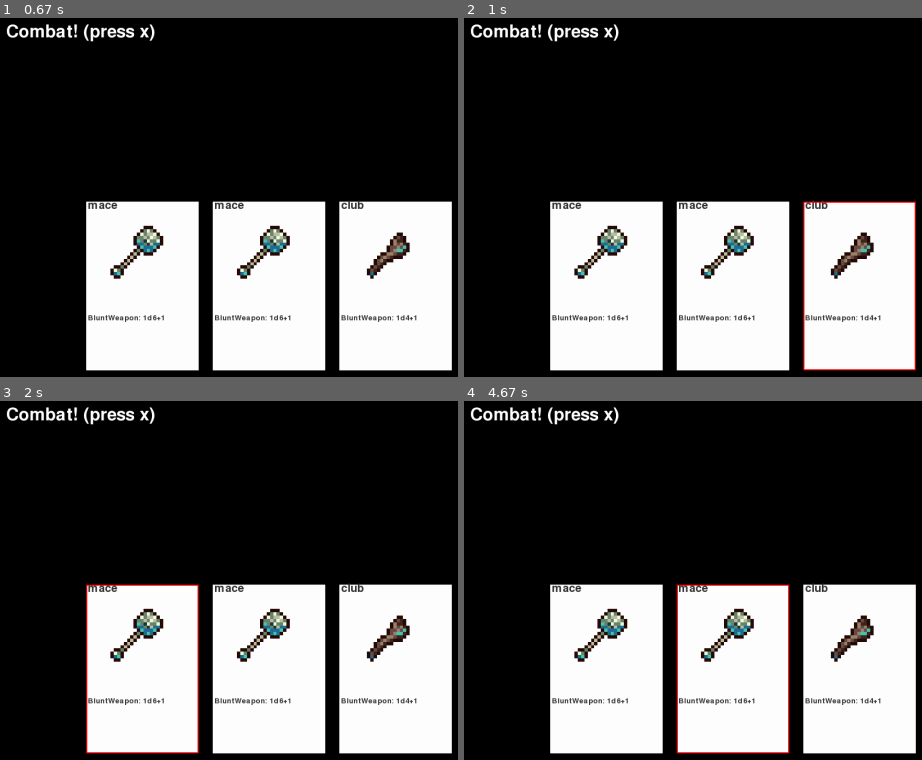
Above: before the commit, frames 1-4 (two rows, left to right).
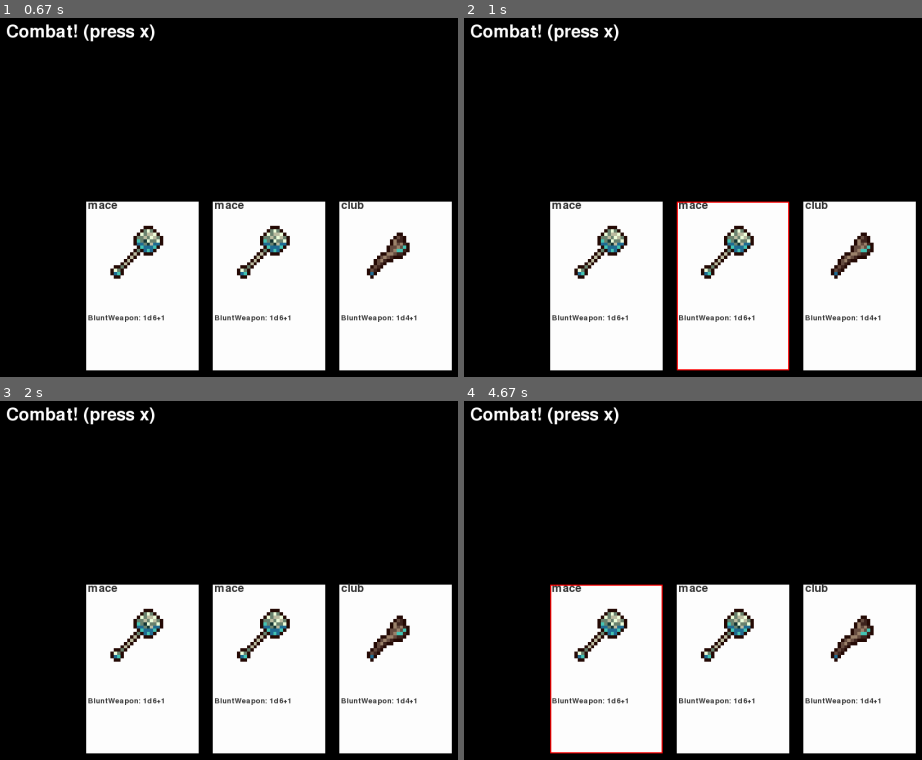
Above: after the commit, the same moments.

Repository: mick-warehime/cardpg
Game: pygame game, started from src/app.py
The game is run twice, just before and just after one commit, with the same random seed, the same clock (stepped at 60 frames per second) and the same inputs.
Inputs (mouse positions are in pixels of both pictures, inside the frame that each line leads up to):
- Up to frame 1 (0.67 s): press the mouse at (270, 287) at 0.37 s; move the mouse to (251, 136) at 0.47 s; release the mouse at (outside the picture) at 0.6 s
- Up to frame 2 (1 s): press the mouse at (734, 287) at 0.7 s; move the mouse to (775, 312) at 0.8 s; release the mouse at (816, 344) at 0.93 s
- Up to frame 3 (2 s): move the mouse to (59, 418) at 1.1 s; click (59, 418) at 1.35 s; press the mouse at (141, 670) at 1.77 s; move the mouse to (105, 716) at 1.87 s; move the mouse to (outside the picture) at 1.97 s
- Up to frame 4 (4.67 s): release the mouse at (outside the picture) at 2 s; press the mouse at (605, 670) at 2.57 s; move the mouse to (583, 508) at 2.67 s; release the mouse at (outside the picture) at 2.8 s; press the mouse at (605, 670) at 3.47 s; move the mouse to (830, 634) at 3.57 s; release the mouse at (outside the picture) at 3.7 s; press the mouse at (734, 670) at 4.47 s; move the mouse to (844, 584) at 4.57 s

Frame 1 is identical in both runs. In frame 2, 1.4% of the frame differs, in the area x 46-99%, y 50-99%; in frame 3, 0.7%; in frame 4, 1.4%.

Commit message:
fix card selection

Diff:
--- a/src/cards/deck_manager.py
+++ b/src/cards/deck_manager.py
@@ -8,6 +8,7 @@
 from pygame.rect import Rect
 from random import shuffle
 
+NONE_SELECTED = -1
 
 class DeckManager(EventListener):
 
@@ -19,18 +20,25 @@
         self.hand: List[Card] = []
         self.discard: List[Card] = []
         self.card_rects: List[Rect] = []
-        self.selected = -1
+        self.selected_index = NONE_SELECTED
         self.shuffle()
 
     def notify(self, event: Event) -> None:
-        if event.event_type == EventType.MOUSE_MOVE:
-            for i in range(self.hand_size):
-                rect = self.card_rects[i]
-                if rect.collidepoint(event.x, event.y):
-                    self.selected = i
-                    break
-                else:
-                    self.selected = -1
+        if event.event_type == EventType.MOUSE_CLICK:
+            print('1: {}'.format(self.selected_index))
+            new_selected_index = self.find_selected_index(event.x, event.y)
+            if self.selected_index != new_selected_index:
+                self.selected_index = new_selected_index
+            else:
+                self.selected_index = NONE_SELECTED
+            print('4: {}'.format(self.selected_index))
+
+    def find_selected_index(self, x: int, y: int) -> int:
+        for i in range(self.hand_size):
+            rect = self.card_rects[i]
+            if rect.collidepoint(x, y):
+                return i
+        return NONE_SELECTED
 
     def shuffle(self) -> None:
         self.draw_pile = self.deck.copy()
@@ -41,4 +49,4 @@
         self.card_rects = [card_rect(i, self.hand_size) for i in range(self.hand_size)]
 
     def is_selected(self, index: int) -> bool:
-        return index == self.selected
+        return index == self.selected_index
--- a/src/controllers/keyboard.py
+++ b/src/controllers/keyboard.py
@@ -31,17 +31,20 @@
             #     self.handle_keypress(pg_event.unicode, pressed=False)
             elif pg_event.type == pygame.MOUSEBUTTONDOWN:
                 self.handle_mouse_click(pressed=True)
-            elif pg_event.type == pygame.MOUSEBUTTONUP:
-                self.handle_mouse_click(pressed=False)
-            elif pg_event.type == pygame.MOUSEMOTION:
-                self.handle_mouse_motion()
+            # Not needed so far.
+            # elif pg_event.type == pygame.MOUSEBUTTONUP:
+            #     self.handle_mouse_click(pressed=False)
+            # This makes things slow
+            # elif pg_event.type == pygame.MOUSEMOTION:
+            #     self.handle_mouse_motion()
 
     def handle_keypress(self, key_name: str, pressed: bool) -> None:
         input_event = KeyPressEvent(key=key_name, pressed=pressed)
         EventManager.post(input_event)
 
     def handle_mouse_click(self, pressed: bool) -> None:
-        mouse_event = MouseClickEvent(position=pygame.mouse.get_pos(), pressed=pressed)
+        x, y = pygame.mouse.get_pos()
+        mouse_event = MouseClickEvent(x=x, y=y, pressed=pressed)
         EventManager.post(mouse_event)
 
     def handle_mouse_motion(self) -> None:
--- a/src/events/mouse_click_event.py
+++ b/src/events/mouse_click_event.py
@@ -1,14 +1,13 @@
-from typing import Tuple
-
 from events.event import Event
 from events.event_type import EventType
 
 
 class MouseClickEvent(Event):
-    def __init__(self, pressed: bool, position: Tuple[int, int]) -> None:
+    def __init__(self, pressed: bool, x: int, y: int) -> None:
         Event.__init__(self, EventType.MOUSE_CLICK)
         self.pressed = pressed
-        self.position = position
+        self.x = x
+        self.y = y
 
     def __str__(self) -> str:
-        return 'pressed=%s, pos:%s' % (self.pressed, self.position)
+        return 'pressed=%s, pos:(%s, %s)' % (self.pressed, self.x, self.y)
Not shown, changed: src/debug/game.log
